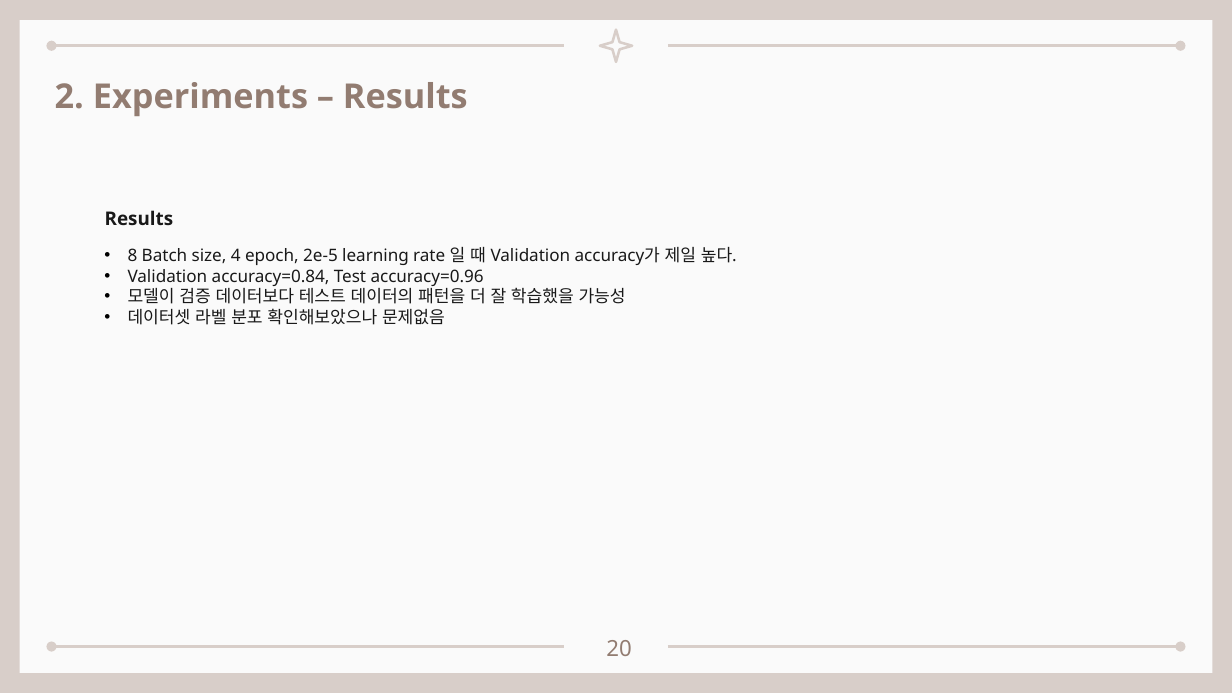
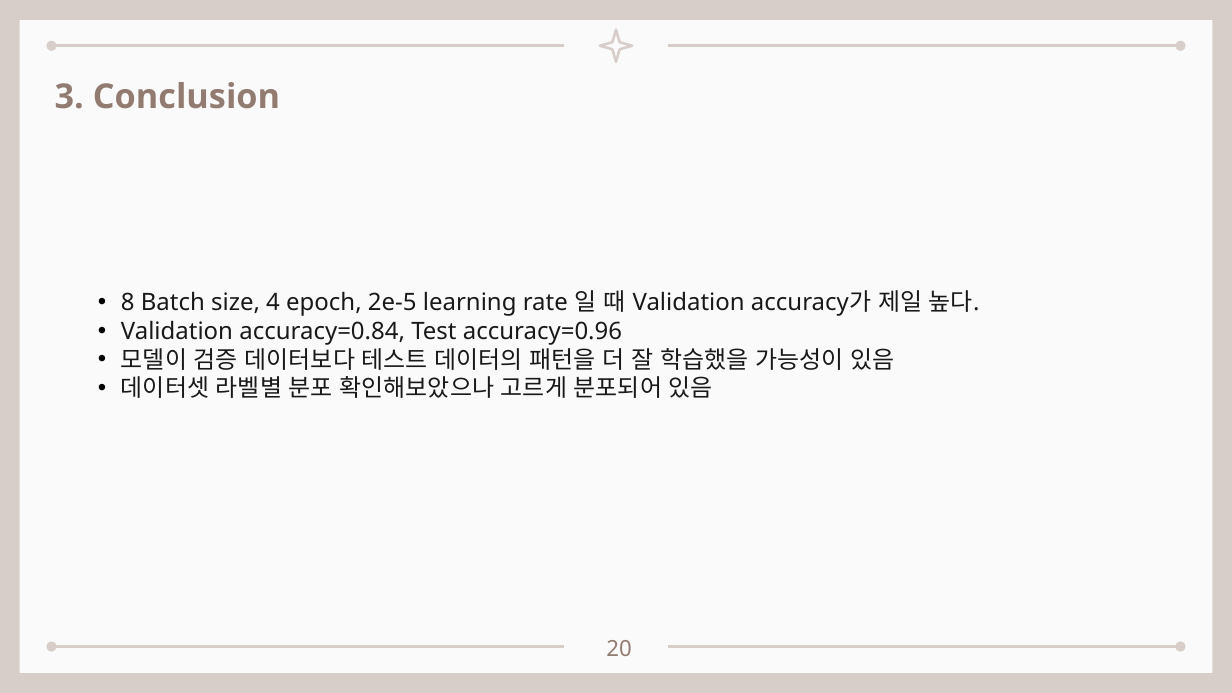
Before and after one commit to seungdeng/DELab, a slide deck: slide 20 of PPT/DSLab_이승건_BERT멘토링발표.pptx. Drawn at 1232x693 pixels with LibreOffice and Linux fonts; fonts in the diff are those of the drawing. Boxes give left, top, right and bottom in pixels: in the first picture for what was removed or moved away, otherwise in the second. Text is boxed around its words. In the diff, an @@ line names an element or a change of style, - is before the commit and + after.

```diff
--- a/PPT/DSLab_이승건_BERT멘토링발표.pptx
+++ b/PPT/DSLab_이승건_BERT멘토링발표.pptx
@@ text at [55, 82, 280, 109]: text changed @@
-2. Experiments – Results
+3. Conclusion
@@ text removed at [105, 210, 174, 225] @@
-Results
@@ text "8 Batch size, 4 epoch, ...": place and size @@
-text "8 Batch size, 4 epoch, ..." at [128, 247, 737, 325]
+text "8 Batch size, 4 epoch, ..." at [121, 290, 980, 398]
@@ text at [121, 290, 980, 345]: size 10 to 14 pt in "8 Batch size, 4 epoch, 2e-5 learning ...", "Validation accuracy=0.84, Test accuracy=0.96" @@
@@ text at [121, 343, 894, 398]: text changed; size 10 to 14 pt @@
-• 모델이 검증 데이터보다 테스트 데이터의 패턴을 더 잘 학습했을 가능성
-• 데이터셋 라벨 분포 확인해보았으나 문제없음
+• 모델이 검증 데이터보다 테스트 데이터의 패턴을 더 잘 학습했을 가능성이 있음
+• 데이터셋 라벨별 분포 확인해보았으나 고르게 분포되어 있음
```
Also in this commit, not shown: 17 other slides changed, 1 other file.
